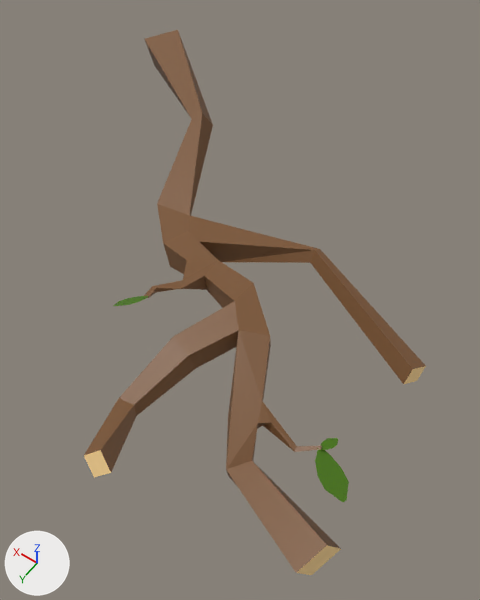
Before and after pictures for a commit that changed the FBX model Assets/Art/fbx/Branch.fbx.
The view is the same before and after, from a camera (50 mm lens) standing at (-0.558, 0.675, 0.958) and looking at (-0.11, 0.048, -0.028). Arrows for +X, +Y and +Z are at lower left; the lights stay in place. Vertices at the same position are counted once.

Objects in the first picture: 'Branch.001', 'Leaf.003', 'Leaf.004', 'Leaf.005'.
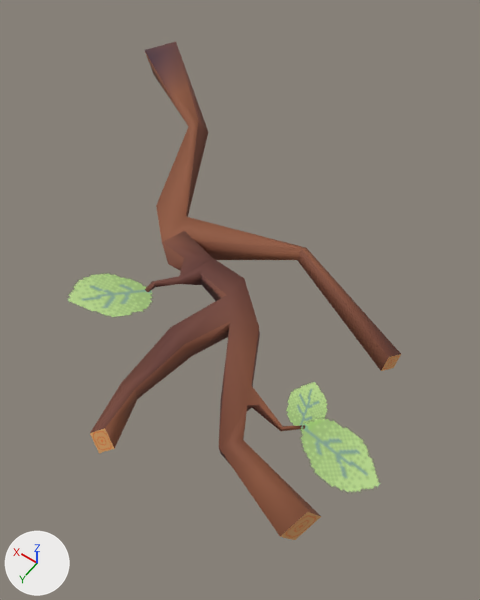
Patch to the scene script:
```diff
--- a/Assets/Art/fbx/Branch.fbx.py
+++ b/Assets/Art/fbx/Branch.fbx.py
@@ mat_branch @@
 n0 = _N.new('ShaderNodeBsdfPrincipled'); n0.name = 'Principled BSDF'
-n0.inputs[0].default_value = (0.2, 0.0908, 0.0323, 1.0)  # 'Base Color', brown #7c5532
+n0.inputs[2].default_value = 0.795  # 'Roughness'
 n1 = _N.new('ShaderNodeOutputMaterial'); n1.name = 'Material Output'
+n2 = _N.new('ShaderNodeTexImage'); n2.name = 'Image Texture'
+n2.image = img_branch_texture_png
+n3 = _N.new('ShaderNodeUVMap'); n3.name = 'UV Map'
+n4 = _N.new('ShaderNodeMapping'); n4.name = 'Mapping'
+n4.vector_type = 'TEXTURE'
+n4.inputs[3].default_value = (5.0, 5.0, 5.0)  # 'Scale'
 _L.new(n0.outputs[0], n1.inputs[0])  # 'BSDF' to 'Surface'
+_L.new(n3.outputs[0], n4.inputs[0])  # 'UV' to 'Vector'
+_L.new(n4.outputs[0], n2.inputs[0])  # 'Vector' to 'Vector'
+_L.new(n2.outputs[0], n0.inputs[0])  # 'Color' to 'Base Color'
@@ mat_branchend @@
 mat_branchend = principled_material('BranchEnd')
-mat_branchend.base_color = (1.0, 0.691, 0.305)  # beige #ffd996
+mat_branchend.texture = img_branch_end_texture_png
@@ mat_branchleaf @@
+mat_branchleaf = bpy.data.materials.new('BranchLeaf')
+# uses the picture img_branch_leaf_texture_png
@@ me_plane_003 @@
 # used by ob_leaf_003; location = (-0.436, 0.276, 0.043); rotation_euler = (0.257, -0.291, -0.523), in degrees (15, -17, -30); scale = (2.04, 2.04, 2.04)
 # verts and faces of me_plane_003; kept vertices keep their numbers, new ones are numbered from 10
-me_plane_003.from_pydata(...)  # 10 vertices, 1 face; spans x -0.02..0.02, y -0.0102..0.0113, z -0.0003..0.0
-me_plane_003.materials.append(mat_leaf)  # dark green #487800
+me_plane_003.from_pydata(...)  # 4 vertices, 1 face; spans x -0.0156..0.0212, y -0.0151..0.0236, z -0.0067..0.0085
+# me_plane_003 part 1
+delete_vertices([*range(0, 10)])  # with the faces that use them
+verts[10] = (0.0134, -0.0151, 0.002)  # pixel (324, 396)
+verts[11] = (0.0212, 0.0138, -0.0067)
+verts[12] = (-0.0156, -0.0053, 0.0085)
+verts[13] = (-0.0077, 0.0236, -0.0003)
+faces += [(10, 11, 13, 12)]
+me_plane_003.materials.append(mat_branchleaf)
@@ me_plane_002 @@
 me_plane_002.from_pydata(...)  # 81 vertices, 108 faces; spans x -0.501..0.511, y -0.501..0.485, z -0.017..0.117
+# me_plane_002 part 2: its shading normals changed
 me_plane_002.materials.append(mat_branch)
@@ ob_leaf_003 @@
 ob_leaf_003 = bpy.data.objects.new('Leaf.003', me_plane_003)
-ob_leaf_003.location = (-0.436, 0.276, 0.043)
-ob_leaf_003.rotation_euler = (0.257, -0.291, -0.523)  # degrees (15, -17, -30)
-ob_leaf_003.scale = (2.04, 2.04, 2.04)
+ob_leaf_003.location = (-0.433, 0.224, 0.025)
+ob_leaf_003.rotation_euler = (0.346, -0.528, 0.209)  # degrees (20, -30, 12)
+ob_leaf_003.scale = (4.47, 4.47, 4.47)
@@ ob_branch_001 @@
 ob_branch_001 = bpy.data.objects.new('Branch.001', me_plane_002)
-ob_branch_001.location = (0.0, 0.0, 0.0)
+ob_branch_001.location = (0.007, 0.005, 0.003)
+ob_branch_001.scale = (0.925, 0.925, 0.925)
@@ ob_leaf_005 @@
 ob_leaf_005 = bpy.data.objects.new('Leaf.005', me_plane_003)
-ob_leaf_005.location = (-0.025, 0.234, 0.1)
-ob_leaf_005.rotation_euler = (-0.528, 0.347, -1.852)  # degrees (-30, 20, -106)
-ob_leaf_005.scale = (1.64, 1.64, 1.64)
+ob_leaf_005.location = (-0.009, 0.265, 0.099)
+ob_leaf_005.rotation_euler = (0.266, 0.0814, -1.789)  # degrees (15, 4.7, -103)
+ob_leaf_005.scale = (4.63, 4.63, 4.63)
@@ ob_leaf_004 @@
 ob_leaf_004 = bpy.data.objects.new('Leaf.004', me_plane_003)
-ob_leaf_004.location = (-0.409, 0.241, 0.049)
-ob_leaf_004.rotation_euler = (0.363, -0.338, 1.304)  # degrees (21, -19, 75)
+ob_leaf_004.location = (-0.334, 0.204, 0.044)
+ob_leaf_004.rotation_euler = (-0.0728, -0.196, 2.171)  # degrees (-4.2, -11, 124)
+ob_leaf_004.scale = (2.84, 2.84, 2.84)
```

Location of each change, [x1, y1, x2, y2] in pixels of the pictures (480 x 600 px; the box of a moved part takes in the faces that stretch with it):
'Branch.001', surface changed, shading changed, moved, rescaled (9% narrower, 9% shorter): before [84, 30, 426, 575]; after [90, 42, 401, 540]
'Leaf.003', reshaped, moved, turned, rescaled: before [315, 447, 349, 502]; after [301, 419, 380, 492]
'Leaf.005', reshaped, moved, turned, rescaled: before [113, 296, 148, 306]; after [67, 274, 152, 317]
'Leaf.004', reshaped, moved, turned, rescaled: before [320, 438, 338, 450]; after [287, 381, 328, 430]
part 1 of me_plane_003, moved or reshaped: before [113, 296, 349, 502]; after [67, 274, 380, 492]
